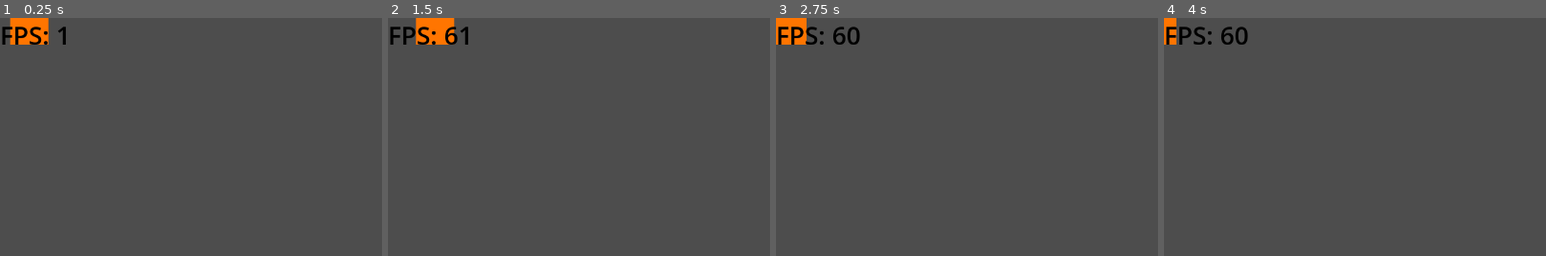
Above: before the commit, frames 1-4 (left to right).
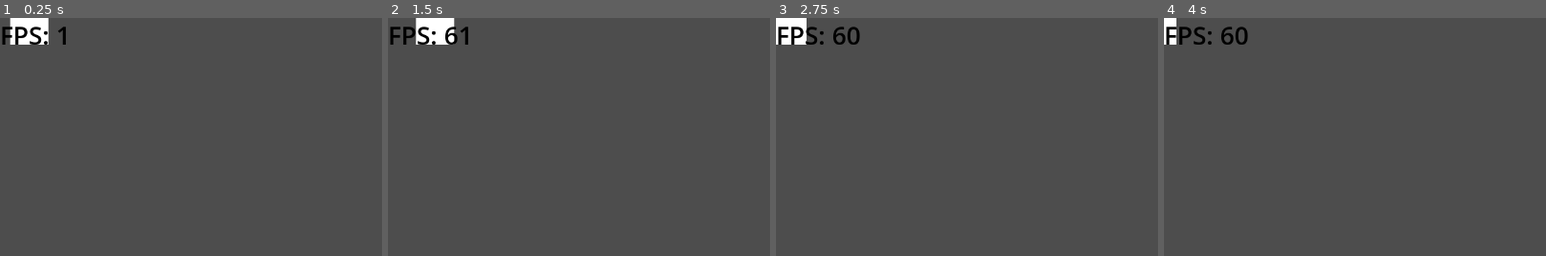
Above: after the commit, the same moments.

Repository: NIK-98/Paint_The_Ground
Game: Godot game, scene res://sceens/level.tscn
Two runs of this game, one before a commit and one after it. Both use one fixed random seed, a clock stepped at 60 frames per second and the inputs below. This scene is started directly instead of the project's main scene.
Inputs:
- Up to frame 1 (0.25 s): no input
- Up to frame 2 (1.5 s): hold D (right) 0.53-1.28 s; hold S (down) from 1.28 s (still down)
- Up to frame 3 (2.75 s): release S (down) at 2.03 s; hold D (right) from 2.03 s (still down)
- Up to frame 4 (4 s): release D (right) at 2.78 s; hold W (up) 2.78-3.53 s; hold A (left) from 3.53 s (still down)
The pictures show only the part of the screen within x 0-50%, y 0-50%; the shares and areas given below are measured in that part.

The runs differ from the first frame. In frame 1, 1.0% of the frame differs, in the area x 2-13%, y 0-12%; in frame 2, 1.0%, in the area x 7-18%, y 0-12%; in frame 3, 0.7%; in frame 4, 0.3%.
Error in both runs: Attempt to call function 'get_node' in base 'null instance' on a null instance. (res://scripts/player.gd:27)

Commit message:
spieler anzahl auf 6 erhöt und server voll meldung ergänzt

Diff:
--- /dev/null
+++ b/resources/tilesets/floor.tres
@@ -0,0 +1,63 @@
+[gd_resource type="TileSet" load_steps=15 format=3 uid="uid://cjt3ud8m2ug5l"]
+
+[ext_resource type="Texture2D" uid="uid://dbh8ny2d24njn" path="res://assets/ground/ground_clean.png" id="1_3m2qg"]
+[ext_resource type="Texture2D" uid="uid://dg2r7hn28jxmt" path="res://assets/ground/ground_green.png" id="2_62icc"]
+[ext_resource type="Texture2D" uid="uid://d30lnynty3ch8" path="res://assets/ground/ground_light_blue.png" id="3_met0n"]
+[ext_resource type="Texture2D" uid="uid://csr6aotfq45ee" path="res://assets/ground/ground_violet.png" id="4_10vht"]
+[ext_resource type="Texture2D" uid="uid://csprtcrt63mm3" path="res://assets/ground/ground_yellow.png" id="5_f0qf0"]
+[ext_resource type="Texture2D" uid="uid://btju3bebchq0u" path="res://assets/ground/ground_red.png" id="6_wluoa"]
+[ext_resource type="Texture2D" uid="uid://cequksmqsxf4e" path="res://assets/ground/ground_blue.png" id="7_obvd0"]
+
+[sub_resource type="TileSetAtlasSource" id="TileSetAtlasSource_wfxpn"]
+texture = ExtResource("1_3m2qg")
+texture_region_size = Vector2i(64, 64)
+0:0/0 = 0
+0:0/0/physics_layer_0/linear_velocity = Vector2(0, 0)
+0:0/0/physics_layer_0/angular_velocity = 0.0
+
+[sub_resource type="TileSetAtlasSource" id="TileSetAtlasSource_owtyi"]
+texture = ExtResource("2_62icc")
+texture_region_size = Vector2i(64, 64)
+0:0/0 = 0
+0:0/0/physics_layer_0/linear_velocity = Vector2(0, 0)
+0:0/0/physics_layer_0/angular_velocity = 0.0
+
+[sub_resource type="TileSetAtlasSource" id="TileSetAtlasSource_lrjxr"]
+texture = ExtResource("3_met0n")
+texture_region_size = Vector2i(64, 64)
+0:0/0 = 0
+0:0/0/physics_layer_0/linear_velocity = Vector2(0, 0)
+0:0/0/physics_layer_0/angular_velocity = 0.0
+
+[sub_resource type="TileSetAtlasSource" id="TileSetAtlasSource_f2pyx"]
+texture = ExtResource("4_10vht")
+texture_region_size = Vector2i(64, 64)
+
+[sub_resource type="TileSetAtlasSource" id="TileSetAtlasSource_dcsbd"]
+texture = ExtResource("5_f0qf0")
+texture_region_size = Vector2i(64, 64)
+
+[sub_resource type="TileSetAtlasSource" id="TileSetAtlasSource_l0kvp"]
+texture = ExtResource("6_wluoa")
+texture_region_size = Vector2i(64, 64)
+0:0/0 = 0
+0:0/0/physics_layer_0/linear_velocity = Vector2(0, 0)
+0:0/0/physics_layer_0/angular_velocity = 0.0
+
+[sub_resource type="TileSetAtlasSource" id="TileSetAtlasSource_wcno6"]
+texture = ExtResource("7_obvd0")
+texture_region_size = Vector2i(64, 64)
+0:0/0 = 0
+0:0/0/physics_layer_0/linear_velocity = Vector2(0, 0)
+0:0/0/physics_layer_0/angular_velocity = 0.0
+
+[resource]
+tile_size = Vector2i(64, 64)
+physics_layer_0/collision_layer = 1
+sources/1 = SubResource("TileSetAtlasSource_owtyi")
+sources/3 = SubResource("TileSetAtlasSource_wcno6")
+sources/0 = SubResource("TileSetAtlasSource_wfxpn")
+sources/10 = SubResource("TileSetAtlasSource_lrjxr")
+sources/11 = SubResource("TileSetAtlasSource_f2pyx")
+sources/12 = SubResource("TileSetAtlasSource_dcsbd")
+sources/2 = SubResource("TileSetAtlasSource_l0kvp")
--- a/sceens/floor.tscn
+++ b/sceens/floor.tscn
@@ -1,49 +1,11 @@
-[gd_scene load_steps=11 format=3 uid="uid://fv2dn4il1f71"]
+[gd_scene load_steps=3 format=3 uid="uid://fv2dn4il1f71"]
 
 [ext_resource type="Script" path="res://scripts/floor.gd" id="1_6wjps"]
-[ext_resource type="Texture2D" uid="uid://dbh8ny2d24njn" path="res://assets/ground/ground_clean.png" id="1_st2ff"]
-[ext_resource type="Texture2D" uid="uid://dg2r7hn28jxmt" path="res://assets/ground/ground_green.png" id="2_iw0u2"]
-[ext_resource type="Texture2D" uid="uid://btju3bebchq0u" path="res://assets/ground/ground_red.png" id="3_i5g11"]
-[ext_resource type="Texture2D" uid="uid://cequksmqsxf4e" path="res://assets/ground/ground_blue.png" id="4_awuae"]
-
-[sub_resource type="TileSetAtlasSource" id="TileSetAtlasSource_wfxpn"]
-texture = ExtResource("1_st2ff")
-texture_region_size = Vector2i(64, 64)
-0:0/0 = 0
-0:0/0/physics_layer_0/linear_velocity = Vector2(0, 0)
-0:0/0/physics_layer_0/angular_velocity = 0.0
-
-[sub_resource type="TileSetAtlasSource" id="TileSetAtlasSource_owtyi"]
-texture = ExtResource("2_iw0u2")
-texture_region_size = Vector2i(64, 64)
-0:0/0 = 0
-0:0/0/physics_layer_0/linear_velocity = Vector2(0, 0)
-0:0/0/physics_layer_0/angular_velocity = 0.0
-
-[sub_resource type="TileSetAtlasSource" id="TileSetAtlasSource_l0kvp"]
-texture = ExtResource("3_i5g11")
-texture_region_size = Vector2i(64, 64)
-0:0/0 = 0
-0:0/0/physics_layer_0/linear_velocity = Vector2(0, 0)
-0:0/0/physics_layer_0/angular_velocity = 0.0
-
-[sub_resource type="TileSetAtlasSource" id="TileSetAtlasSource_wcno6"]
-texture = ExtResource("4_awuae")
-texture_region_size = Vector2i(64, 64)
-0:0/0 = 0
-0:0/0/physics_layer_0/linear_velocity = Vector2(0, 0)
-0:0/0/physics_layer_0/angular_velocity = 0.0
-
-[sub_resource type="TileSet" id="TileSet_6pxfk"]
-tile_size = Vector2i(64, 64)
-physics_layer_0/collision_layer = 1
-sources/0 = SubResource("TileSetAtlasSource_wfxpn")
-sources/1 = SubResource("TileSetAtlasSource_owtyi")
-sources/2 = SubResource("TileSetAtlasSource_l0kvp")
-sources/3 = SubResource("TileSetAtlasSource_wcno6")
+[ext_resource type="TileSet" uid="uid://cjt3ud8m2ug5l" path="res://resources/tilesets/floor.tres" id="1_hpd4v"]
 
 [node name="floor" type="TileMap"]
-tile_set = SubResource("TileSet_6pxfk")
+tile_set = ExtResource("1_hpd4v")
+rendering_quadrant_size = 64
 collision_animatable = true
 format = 2
 script = ExtResource("1_6wjps")
--- a/sceens/level.tscn
+++ b/sceens/level.tscn
@@ -7,7 +7,10 @@
 [ext_resource type="Texture2D" uid="uid://dg2r7hn28jxmt" path="res://assets/ground/ground_green.png" id="5_jvivo"]
 [ext_resource type="Texture2D" uid="uid://btju3bebchq0u" path="res://assets/ground/ground_red.png" id="6_n3m5v"]
 [ext_resource type="Texture2D" uid="uid://cequksmqsxf4e" path="res://assets/ground/ground_blue.png" id="7_khuld"]
+[ext_resource type="Texture2D" uid="uid://d30lnynty3ch8" path="res://assets/ground/ground_light_blue.png" id="8_fmhnm"]
 [ext_resource type="Script" path="res://scripts/floor.gd" id="8_ul4n7"]
+[ext_resource type="Texture2D" uid="uid://csr6aotfq45ee" path="res://assets/ground/ground_violet.png" id="9_ciq6t"]
+[ext_resource type="Texture2D" uid="uid://csprtcrt63mm3" path="res://assets/ground/ground_yellow.png" id="10_g3jwm"]
 
 [sub_resource type="TileSetAtlasSource" id="TileSetAtlasSource_wfxpn"]
 texture = ExtResource("4_1vpo6")
@@ -37,6 +40,27 @@
 0:0/0/physics_layer_0/linear_velocity = Vector2(0, 0)
 0:0/0/physics_layer_0/angular_velocity = 0.0
 
+[sub_resource type="TileSetAtlasSource" id="TileSetAtlasSource_wrqoe"]
+texture = ExtResource("8_fmhnm")
+texture_region_size = Vector2i(64, 64)
+0:0/0 = 0
+0:0/0/physics_layer_0/linear_velocity = Vector2(0, 0)
+0:0/0/physics_layer_0/angular_velocity = 0.0
+
+[sub_resource type="TileSetAtlasSource" id="TileSetAtlasSource_jh5d0"]
+texture = ExtResource("9_ciq6t")
+texture_region_size = Vector2i(64, 64)
+0:0/0 = 0
+0:0/0/physics_layer_0/linear_velocity = Vector2(0, 0)
+0:0/0/physics_layer_0/angular_velocity = 0.0
+
+[sub_resource type="TileSetAtlasSource" id="TileSetAtlasSource_1s3c3"]
+texture = ExtResource("10_g3jwm")
+texture_region_size = Vector2i(64, 64)
+0:0/0 = 0
+0:0/0/physics_layer_0/linear_velocity = Vector2(0, 0)
+0:0/0/physics_layer_0/angular_velocity = 0.0
+
 [sub_resource type="TileSet" id="TileSet_6pxfk"]
 tile_size = Vector2i(64, 64)
 physics_layer_0/collision_layer = 1
@@ -44,6 +68,9 @@
 sources/1 = SubResource("TileSetAtlasSource_owtyi")
 sources/2 = SubResource("TileSetAtlasSource_l0kvp")
 sources/3 = SubResource("TileSetAtlasSource_wcno6")
+sources/4 = SubResource("TileSetAtlasSource_wrqoe")
+sources/5 = SubResource("TileSetAtlasSource_jh5d0")
+sources/6 = SubResource("TileSetAtlasSource_1s3c3")
 
 [node name="level" type="Node2D"]
 script = ExtResource("1_5145t")
--- a/sceens/player.tscn
+++ b/sceens/player.tscn
@@ -37,7 +37,6 @@
 [node name="Color" type="ColorRect" parent="."]
 offset_right = 64.0
 offset_bottom = 64.0
-color = Color(1, 0.458824, 0, 1)
 
 [node name="CollisionShape2D" type="CollisionShape2D" parent="."]
 position = Vector2(32, 32)
--- a/scripts/Global.gd
+++ b/scripts/Global.gd
@@ -1,4 +1,4 @@
 extends Node
 
 var Spielfeld_Size = Vector2()
-var Max_clients = 3
+var Max_clients = 6
--- a/scripts/level.gd
+++ b/scripts/level.gd
@@ -50,6 +50,7 @@
 
 @rpc("call_local")
 func voll():
+	OS.alert("Server Voll!")
 	get_tree().change_scene_to_file("res://sceens/main.tscn")
 
 
--- a/scripts/main.gd
+++ b/scripts/main.gd
@@ -6,9 +6,9 @@
 	get_tree().paused = true
 	multiplayer.server_relay = false
 
-	Global.Max_clients = 3
+	Global.Max_clients = 6
 	if DisplayServer.get_name() == "headless":
-		Global.Max_clients = 4
+		Global.Max_clients = 7
 		print("Startet Dedicated Server.")
 		_on_host_pressed.call_deferred()
 
--- a/scripts/player.gd
+++ b/scripts/player.gd
@@ -75,14 +75,23 @@
 
 func painter():
 	if get_parent().get_child(0) != null and get_parent().get_child(0).name == name:
+		color_cell = 1
 		paint.rpc(1)
-		color_cell = 1
 	if get_parent().get_child(1) != null and get_parent().get_child(1).name == name:
+		color_cell = 2
 		paint.rpc(2)
-		color_cell = 2
 	if get_parent().get_child(2) != null and get_parent().get_child(2).name == name:
+		color_cell = 3
 		paint.rpc(3)
-		color_cell = 3
+	if get_parent().get_child(3) != null and get_parent().get_child(3).name == name:
+		color_cell = 4
+		paint.rpc(4)
+	if get_parent().get_child(4) != null and get_parent().get_child(4).name == name:
+		color_cell = 5
+		paint.rpc(5)
+	if get_parent().get_child(5) != null and get_parent().get_child(5).name == name:
+		color_cell = 6
+		paint.rpc(6)
 
 
 @rpc("any_peer","call_local")
@@ -110,8 +119,14 @@
 
 func color_change():
 	if get_parent().get_child(0) != null and get_parent().get_child(0).name == name:
-		get_node("Color").set_color(Color(0,255,0))
+		get_node("Color").set_color(Color.GREEN)
 	if get_parent().get_child(1) != null and get_parent().get_child(1).name == name:
-		get_node("Color").set_color(Color(255,0,0))
+		get_node("Color").set_color(Color.DARK_RED)
 	if get_parent().get_child(2) != null and get_parent().get_child(2).name == name:
-		get_node("Color").set_color(Color(0,0,255))
+		get_node("Color").set_color(Color.DARK_BLUE)
+	if get_parent().get_child(3) != null and get_parent().get_child(3).name == name:
+		get_node("Color").set_color(Color.DEEP_SKY_BLUE)
+	if get_parent().get_child(4) != null and get_parent().get_child(4).name == name:
+		get_node("Color").set_color(Color.VIOLET)
+	if get_parent().get_child(5) != null and get_parent().get_child(5).name == name:
+		get_node("Color").set_color(Color.YELLOW)
--- a/scripts/score_label.gd
+++ b/scripts/score_label.gd
@@ -13,3 +13,9 @@
 			get_parent().get_node(str(id)).text = str(Players.get_node(str(id)).score)
 		if check_cell == 3 and Players.get_node(str(id)).visible:
 			get_parent().get_node(str(id)).text = str(Players.get_node(str(id)).score)
+		if check_cell == 4 and Players.get_node(str(id)).visible:
+			get_parent().get_node(str(id)).text = str(Players.get_node(str(id)).score)
+		if check_cell == 5 and Players.get_node(str(id)).visible:
+			get_parent().get_node(str(id)).text = str(Players.get_node(str(id)).score)
+		if check_cell == 6 and Players.get_node(str(id)).visible:
+			get_parent().get_node(str(id)).text = str(Players.get_node(str(id)).score)
Binary file added: assets/ground/ground_light_blue.png
Not shown, added: assets/ground/ground_light_blue.png.import
Binary file added: assets/ground/ground_violet.png
Not shown, added: assets/ground/ground_violet.png.import
Binary file added: assets/ground/ground_yellow.png
Not shown, added: assets/ground/ground_yellow.png.import
Not shown: 1 places in sceens/level.tscn that only renumber resources
Not shown, added: assets/ground/ground_light_blue.pyxel
Not shown, added: assets/ground/ground_violet.pyxel
Not shown, added: assets/ground/ground_yellow.pyxel
